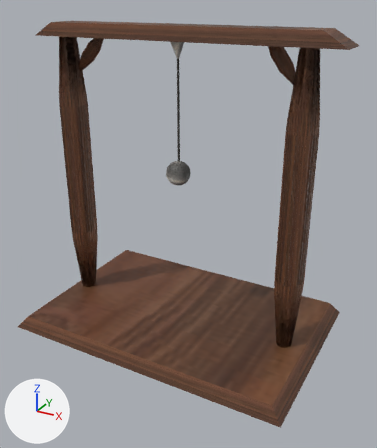
What one commit did to the glTF model simulation/assets/pendulum.glb.
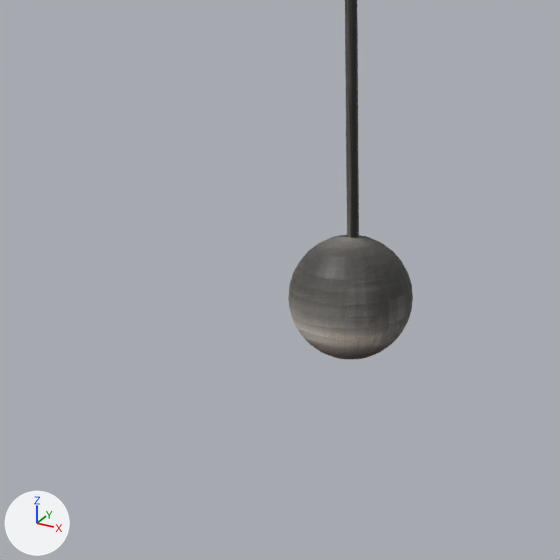
There are two pictures of each version: one whole from a camera (50 mm lens) standing at (5.07, -8.91, 6.77) and looking at (0.27, -0.18, 2.41), one close up on the part from 29% to 58% of the width and 26% to 50% of the height. Lighting does not change. The marker at lower left points along +X, +Y and +Z. The first two pictures are the older version. Where no turn or scale is listed for an object, it has been applied to the vertices.
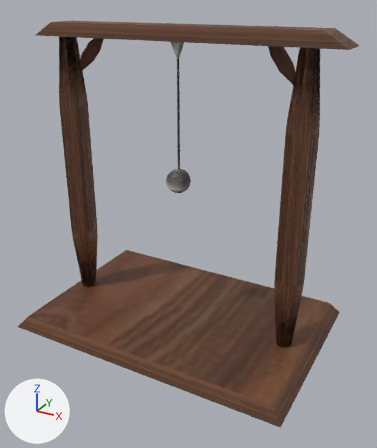
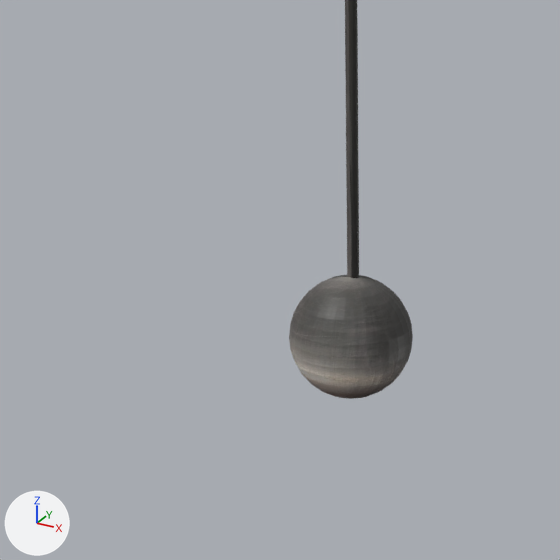
Where the newer file only moved an object's origin or applied its transform, the numbers keep the older frame.

Boxes (x1, y1, x2, y2) around the edits, measured in the close-ups (560 x 560 px):
'Sphere', moved
    before: (288, 235, 413, 359)
    after: (289, 275, 413, 399)

The change in detail:
Object 'Sphere' (ob_sphere) moves from (-0.019, -0.092, 3.442) to (-0.019, -0.092, 3.275).
